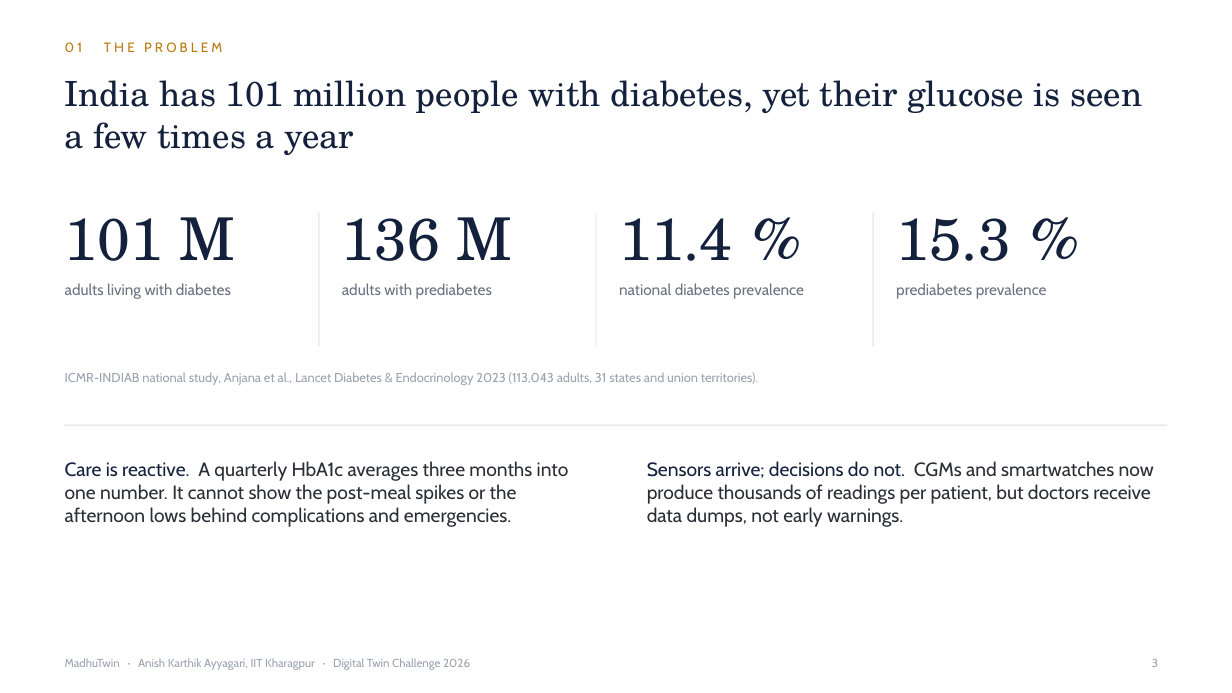
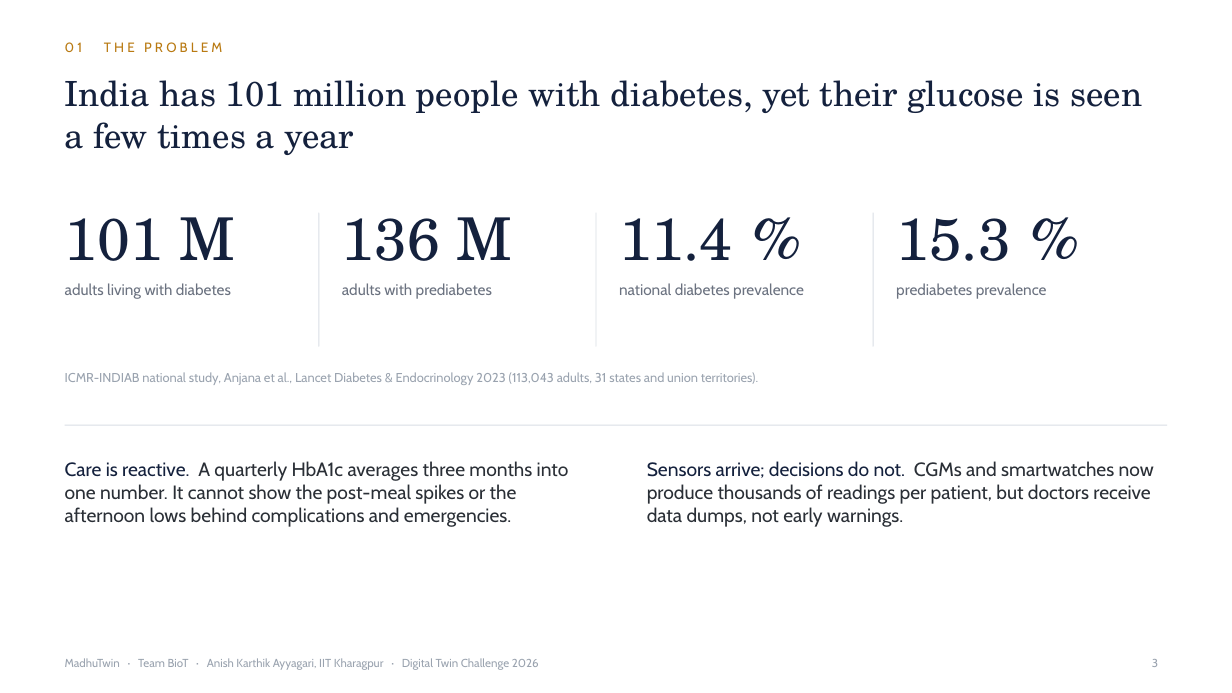
Before and after one commit to Realmer01/BioT_IIT_Kharagpur, a slide deck: slide 3 of docs/Presentation.pptx. Drawn at 1232x693 pixels with LibreOffice and Linux fonts; fonts in the diff are those of the drawing. Boxes give left, top, right and bottom in pixels: in the first picture for what was removed or moved away, otherwise in the second. Text is boxed around its words. In the diff, an @@ line names an element or a change of style, - is before the commit and + after.

Commit message:
Add team name (BioT) to README, notice and slides

```diff
--- a/docs/Presentation.pptx
+++ b/docs/Presentation.pptx
@@ text at [65,658,539,670]: text changed @@
-MadhuTwin · Anish Karthik Ayyagari, IIT Kharagpur · Digital Twin Challenge 2026
+MadhuTwin · Team BioT · Anish Karthik Ayyagari, IIT Kharagpur · Digital Twin Challenge 2026
```
Also in this commit, not shown: 16 other slides changed, 6 other files.
